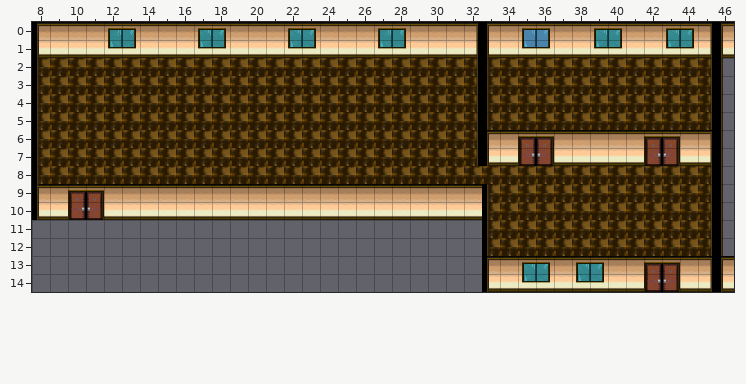
Two versions of a level (Tiled map, tiledProject/rennes.tmx). This is how it looked before the edit.
Cells are 32x32 px. Shown: x 8..46, y 0..14.
And afterwards:
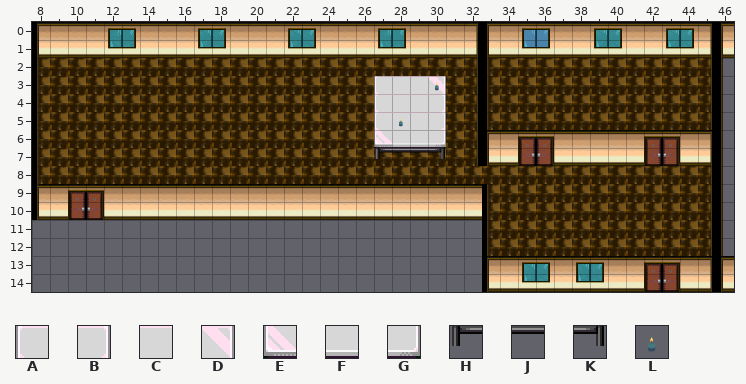
Key: from "tileset_z_misc": A 152, B 152 flipped left-right, C 153, D 154, E 168, F 169, G 170, H 184, J 185, K 186, L 238.
_ is an empty cell.
Tiles of an added or newly shown layer are drawn over the layers below it.
Commit: :sparkles: update map with objects
Changes in this commit:
Layer "Meubles Collides" (added):
y 3: x 27..30 ____ -> ACCD
y 4..5: x 27..30 ____ -> ACCB
y 6: x 27..30 ____ -> EFFG
y 7: x 27..30 ____ -> HJJK
Layer "Meubles Non Collides" (added):
y 3: x 30 _ -> L
y 5: x 28 _ -> L
Where, in picture pixels (left, top, right, bottom), the same in both pictures:
added: (374, 76, 446, 159)
